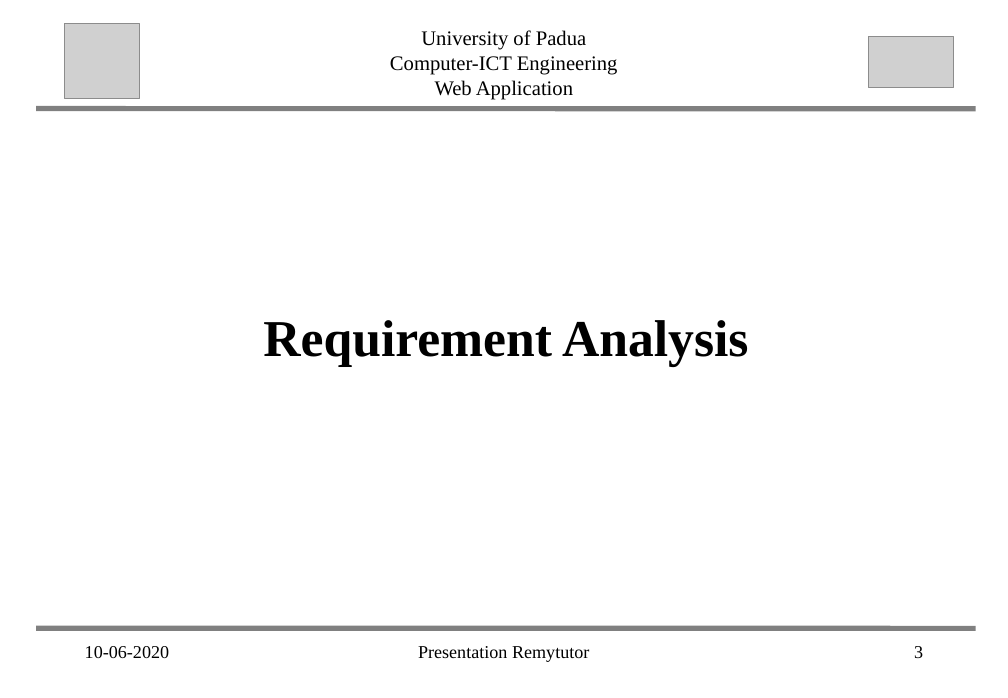
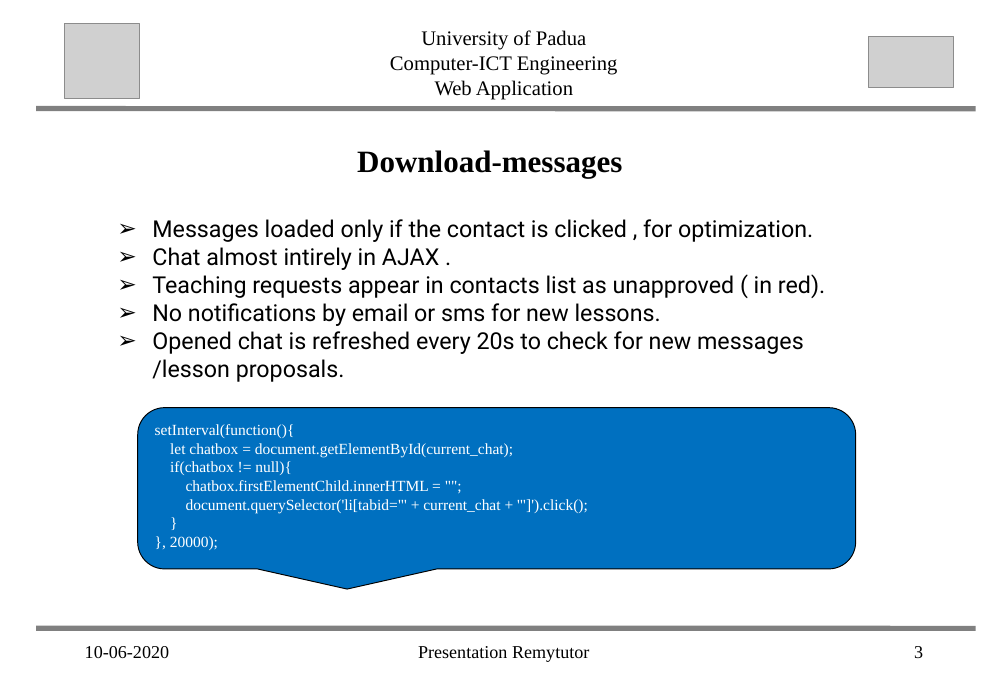
Before and after one commit to abahmadb/Web-Applications, a slide deck: slide 3 of HW2-RemyTutor-2019-2020 - Memen.ppt. Drawn at 1008x698 pixels with LibreOffice and Linux fonts; fonts in the diff are those of the drawing; grey boxes stand for pictures. Boxes give left, top, right and bottom in pixels: in the first picture for what was removed or moved away, otherwise in the second. Text is boxed around its words. In the diff, an @@ line names an element or a change of style, - is before the commit and + after.

```diff
--- a/HW2-RemyTutor-2019-2020 - Memen.ppt
+++ b/HW2-RemyTutor-2019-2020 - Memen.ppt
@@ text added at [357, 150, 622, 178], 24 pt, text #000000, bold @@
+Download-messages
@@ text added at [152, 219, 825, 382], 18 pt, text #000000 @@
+  ➢ Messages loaded only if the contact is clicked , for optimization.
+  ➢ Chat almost intirely in AJAX .
+  ➢ Teaching requests appear in contacts list as unapproved ( in red).
+  ➢ No notifications by email or sms for new lessons.
+  ➢ Opened chat is refreshed every 20s to check for new messages /lesson proposals.
@@ text removed at [263, 320, 749, 367] @@
-Requirement Analysis
@@ rounded speech box added at [138, 407, 855, 568], fill #0070C0, outline #000000 0.74 pt, 12 pt, text #FFFFFF @@
+setInterval(function(){
+let chatbox = document.getElementById(current_chat);
+if(chatbox != null){
+chatbox.firstElementChild.innerHTML = "";
+document.querySelector('li[tabid="' + current_chat + '"]').click();
+}
+}, 20000);
```
Also in this commit, not shown: 2 other slides changed.
